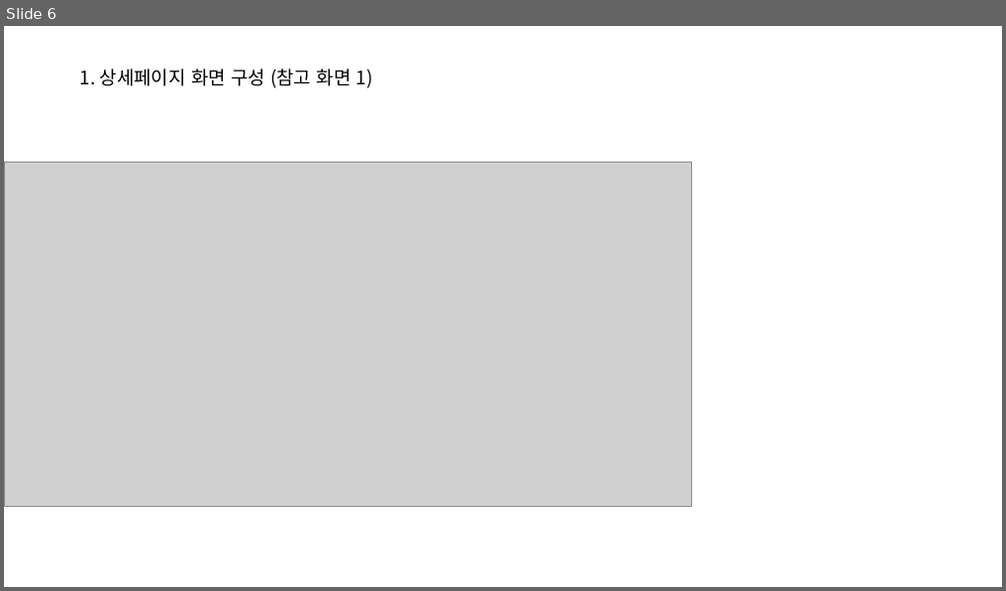
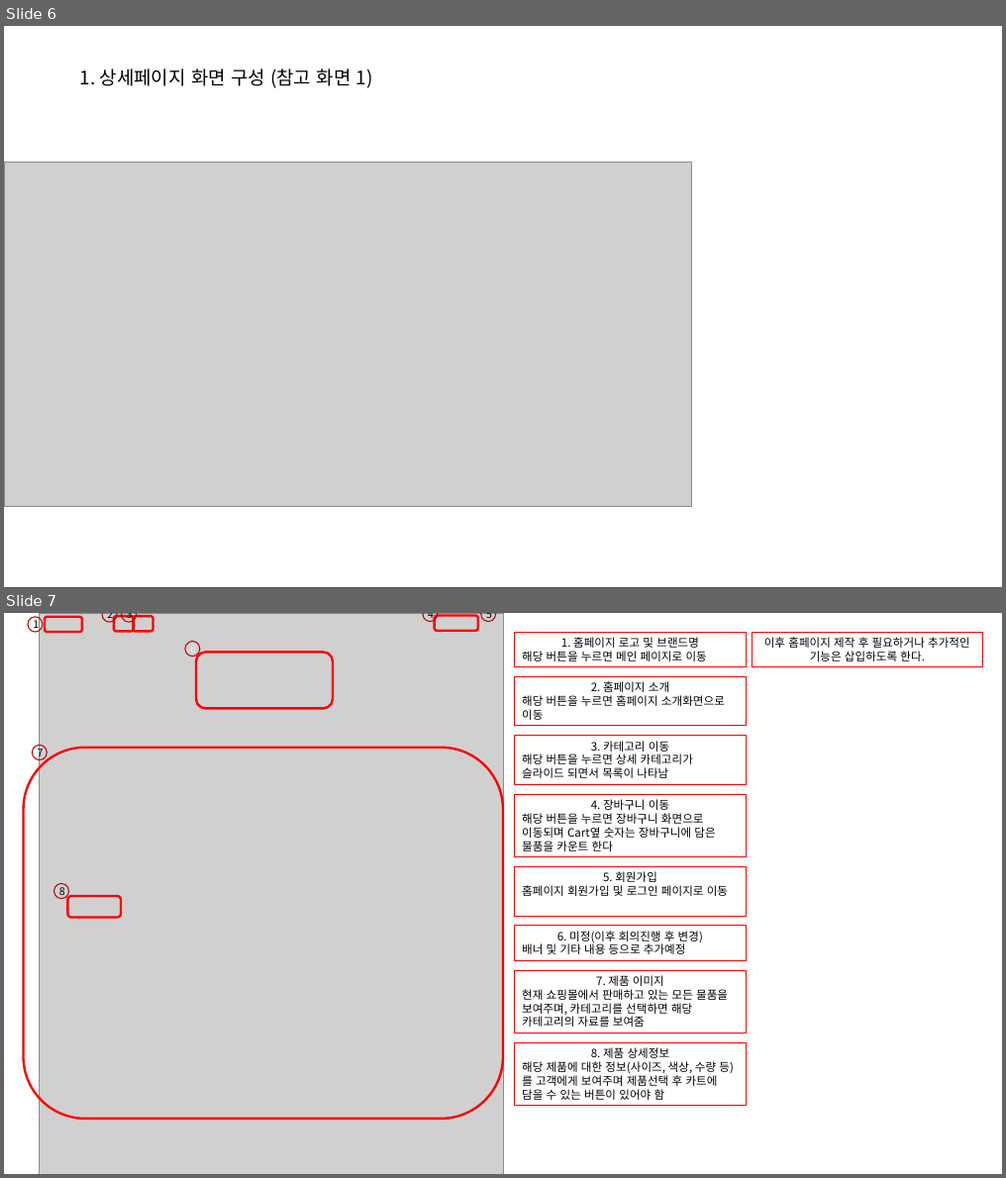
Before and after one commit to juhoon14/webproject2, a slide deck: doc/1조 홈페이지 구성예시.pptx. Shown one above the other, each under a label of ours: slide 6 before the commit, slides 6 and 7 after it. The pictures are 1006x591 and 1006x1178 pixels, drawn with LibreOffice and Linux fonts; fonts in the diff are those of the drawing; grey boxes stand for pictures. Boxes give left, top, right and bottom in pixels: in the first picture for what was removed or moved away, otherwise in the second. Text is boxed around its words. In the diff, an @@ line names an element or a change of style, - is before the commit and + after.

Commit message:
DB변경

```diff
--- a/doc/1조 홈페이지 구성예시.pptx
+++ b/doc/1조 홈페이지 구성예시.pptx
@@ slide 7 added at <box>4,613,1002,1174</box>, background #FFFFFF @@
@@ ellipse added at <box>28,617,43,632</box>, outline #C00000 1 pt, 10 pt, text #000000 @@
+1
@@ picture added at <box>40,613,503,1174</box> @@
@@ rounded rectangle added at <box>45,617,82,632</box>, outline #FF0000 2.25 pt @@
@@ ellipse added at <box>102,613,117,622</box>, outline #C00000 1 pt, 10 pt, text #000000 @@
+2
@@ rounded rectangle added at <box>114,616,135,631</box>, outline #FF0000 2.25 pt @@
@@ ellipse added at <box>122,613,137,622</box>, outline #C00000 1 pt, 10 pt, text #000000 @@
+3
@@ rounded rectangle added at <box>133,616,152,631</box>, outline #FF0000 2.25 pt @@
@@ ellipse added at <box>185,642,200,657</box>, outline #C00000 1 pt, 10 pt, text #F2F2F2 @@
+6
@@ ellipse added at <box>423,613,438,621</box>, outline #C00000 1 pt, 10 pt, text #000000 @@
+4
@@ rounded rectangle added at <box>435,615,478,630</box>, outline #FF0000 2.25 pt @@
@@ ellipse added at <box>481,613,496,621</box>, outline #C00000 1 pt, 10 pt, text #000000 @@
+5
@@ rectangle added at <box>515,632,746,666</box>, outline #FF0000 0.75 pt, 11 pt, text #000000 @@
+1. 홈페이지 로고 및 브랜드명
+해당 버튼을 누르면 메인 페이지로 이동
@@ rectangle added at <box>751,632,983,666</box>, outline #FF0000 0.75 pt, 11 pt, text #000000 @@
+이후 홈페이지 제작 후 필요하거나 추가적인 기능은 삽입하도록 한다.
@@ rounded rectangle added at <box>196,652,334,708</box>, outline #FF0000 2.25 pt @@
@@ rectangle added at <box>515,676,746,726</box>, outline #FF0000 0.75 pt, 11 pt, text #000000 @@
+2. 홈페이지 소개
+해당 버튼을 누르면 홈페이지 소개화면으로 이동
@@ rounded rectangle added at <box>24,748,503,1119</box>, outline #FF0000 2.25 pt @@
@@ ellipse added at <box>32,745,47,760</box>, outline #C00000 1 pt, 10 pt, text #000000 @@
+7
@@ rectangle added at <box>515,736,746,785</box>, outline #FF0000 0.75 pt, 11 pt, text #000000 @@
+3. 카테고리 이동
+해당 버튼을 누르면 상세 카테고리가 슬라이드 되면서 목록이 나타남
@@ rectangle added at <box>515,794,746,858</box>, outline #FF0000 0.75 pt, 11 pt, text #000000 @@
+4. 장바구니 이동
+해당 버튼을 누르면 장바구니 화면으로 이동되며 Cart옆 숫자는 장바구니에 담은 물품을 카운트 한다
@@ rectangle added at <box>515,866,746,916</box>, outline #FF0000 0.75 pt, 11 pt, text #000000 @@
+5. 회원가입
+홈페이지 회원가입 및 로그인 페이지로 이동
@@ ellipse added at <box>54,884,69,899</box>, outline #C00000 1 pt, 10 pt, text #000000 @@
+8
@@ rounded rectangle added at <box>67,896,121,917</box>, outline #FF0000 2.25 pt @@
@@ rectangle added at <box>515,926,746,961</box>, outline #FF0000 0.75 pt, 11 pt, text #000000 @@
+6. 미정(이후 회의진행 후 변경)
+배너 및 기타 내용 등으로 추가예정
@@ rectangle added at <box>515,970,746,1034</box>, outline #FF0000 0.75 pt, 11 pt, text #000000 @@
+7. 제품 이미지
+현재 쇼핑몰에서 판매하고 있는 모든 물품을 보여주며, 카테고리를 선택하면 해당 카테고리의 자료를 보여줌
@@ rectangle added at <box>515,1043,746,1106</box>, outline #FF0000 0.75 pt, 11 pt, text #000000 @@
+8. 제품 상세정보
+해당 제품에 대한 정보(사이즈, 색상, 수량 등)를 고객에게 보여주며 제품선택 후 카트에 담을 수 있는 버튼이 있어야 함
```
Also in this commit, not shown: 13 other files.
